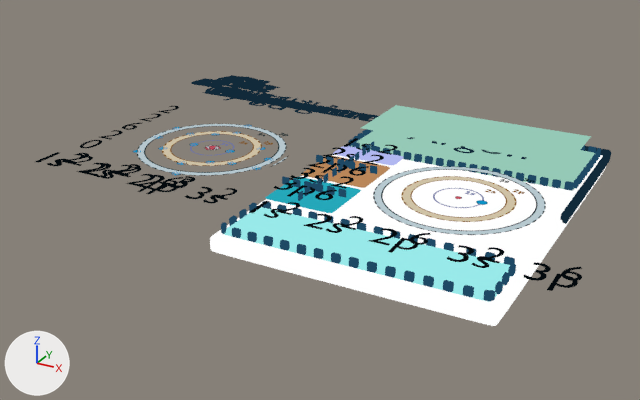
Renders of the Blender file images/atomes/carte_tableau_periodique.blend from each side of a commit.
Camera for both pictures: a 50 mm camera at (6.62, -17.07, 7.73) aimed at (-2.66, -0.2, -0.7). The lights are fixed; the arrows at lower left show +X, +Y and +Z. Text is drawn in Blender's own font.

Names of what the first picture shows: 'Atome part', 'Atome part contour', 'Atome part contour.001', 'Bohr diagram.001', 'Bohr diagram.017', 'Bohr diagram.018', 'Card contour', 'Config.002', 'Configuration.004', 'Configuration.005', 'Configuration.009', 'Electronic shell', 'Global', 'Information part', 'Plane'.
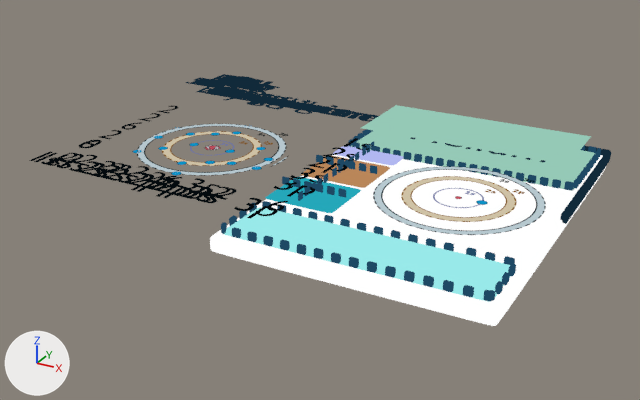
Location of each change, (x1, y1, x2, y2) in pixels of the pictures (640 x 400 px):
'Configuration.005', moved: before (249, 201, 578, 291); after (30, 152, 278, 219)
'Configuration.002', moved: before (276, 202, 582, 281); after (58, 153, 288, 211)
'Configuration.004', moved: before (38, 152, 178, 194); after (46, 154, 188, 197)
'Config.002', moved: before (315, 145, 398, 200); after (79, 106, 178, 148)
'Configuration.009', moved: before (35, 153, 224, 203); after (34, 153, 223, 203)
'Configuration.007', moved (not visible before): after (59, 158, 193, 198)
'Configuration.006', moved: before (70, 156, 195, 188); after (91, 161, 220, 194)
'Configuration.003', moved: before (63, 153, 195, 187); after (72, 155, 205, 189)
'Configuration.008', moved: before (61, 154, 237, 200); after (61, 154, 236, 200)
'Atome.008', moved: before (211, 87, 354, 117); after (209, 87, 352, 117)
'Atome.017', moved: before (407, 137, 527, 159); after (226, 90, 309, 109)
'Atome.007', moved: before (211, 88, 313, 109); after (410, 137, 545, 162)
'At.008', moved: before (220, 76, 258, 87); after (218, 76, 256, 87)
'At.007', moved (not visible afterwards): before (219, 79, 270, 91)
'At.017', moved (not visible before): after (222, 80, 275, 90)
'Z.008', moved: before (196, 80, 215, 86); after (196, 79, 210, 85)
'Z.017', moved (not visible before): after (201, 83, 222, 88)
'Bohr diagram.015', unchanged, uncovered by the edit: before (133, 124, 287, 175); after (133, 124, 287, 176)
'Bohr diagram.018', unchanged, covered by the edit: before (137, 124, 288, 176)

The edits, one by one:
Object 'Z.007' (ob_z_007) moves from (-8.87, 3.3, 0.36) to (-2.26, 2.58, 0.36).
Object 'Configuration.004' (ob_configuration_004) moves from (-8.47, -3.57, 0.36) to (-8.21, -3.57, 0.36).
Object 'Z.008' (ob_z_008) moves from (-8.86, 3.3, 0.36) to (-8.93, 3.3, 0.36).
Object 'Configuration.007' (ob_configuration_007) moves from (-8.47, -3.57, 0.36) to (-7.79, -3.57, 0.36).
Object 'Config.002' (ob_config_002) moves from (-1.73, 0.77, 0.36) to (-8.21, 0.74, 0.36).
Object 'Configuration.005' (ob_configuration_005) moves from (-2.65, -3.57, 0.36) to (-8.64, -3.57, 0.36).
Object 'Configuration.009' (ob_configuration_009) moves from (-8.47, -3.57, 0.36) to (-8.49, -3.57, 0.36).
Object 'Z.017' (ob_z_017) moves from (-2.59, 2.59, 0.36) to (-8.9, 3.3, 0.36).
